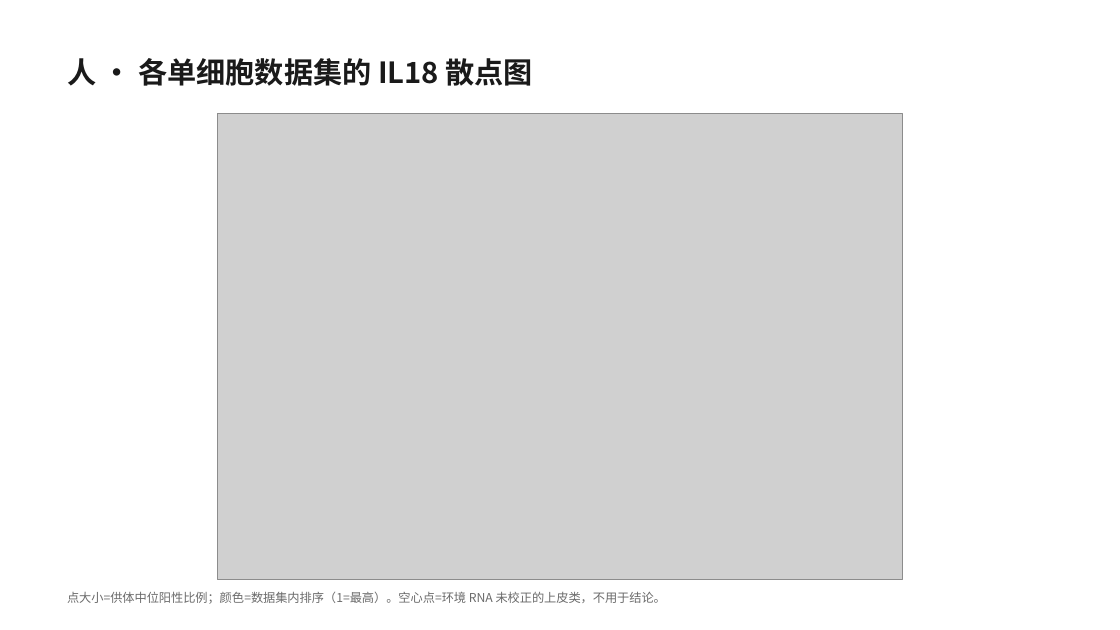
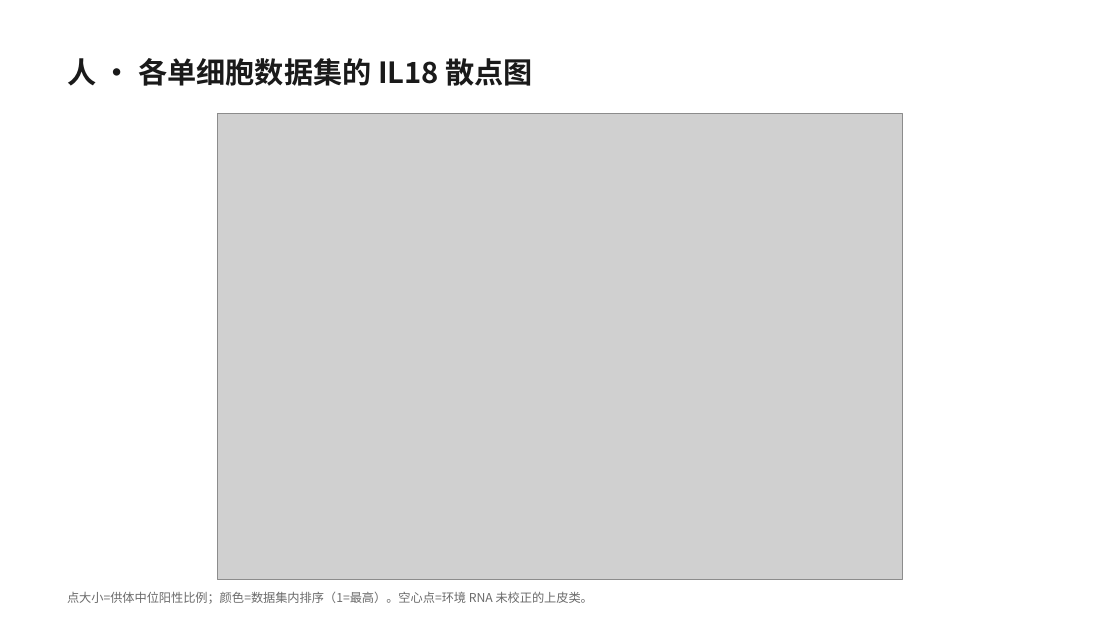
Before and after one commit to 7c96bzczcj-prog/aaa, a slide deck: slide 4 of il18_lung/IL18_lung_celltype.pptx. Drawn at 1120x630 pixels with LibreOffice and Linux fonts; fonts in the diff are those of the drawing; grey boxes stand for pictures. Boxes give left, top, right and bottom in pixels: in the first picture for what was removed or moved away, otherwise in the second. Text is boxed around its words. In the diff, an @@ line names an element or a change of style, - is before the commit and + after.

```diff
--- a/il18_lung/IL18_lung_celltype.pptx
+++ b/il18_lung/IL18_lung_celltype.pptx
@@ text at <box>67,592,593,604</box>: text changed @@
-点大小=供体中位阳性比例；颜色=数据集内排序（1=最高）。空心点=环境 RNA 未校正的上皮类，不用于结论。
+点大小=供体中位阳性比例；颜色=数据集内排序（1=最高）。空心点=环境 RNA 未校正的上皮类。
```
Also in this commit, not shown: 1 other slide changed, 1 slide added, 1 slide removed.
